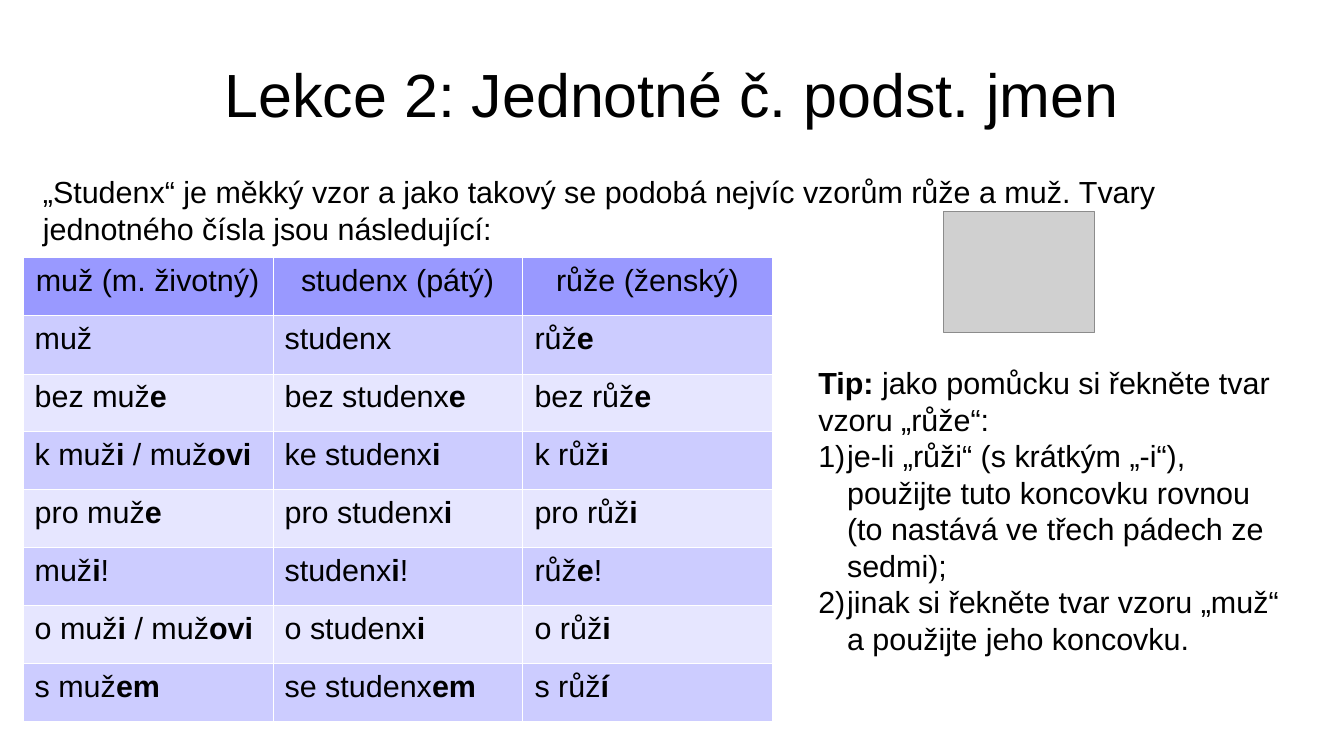
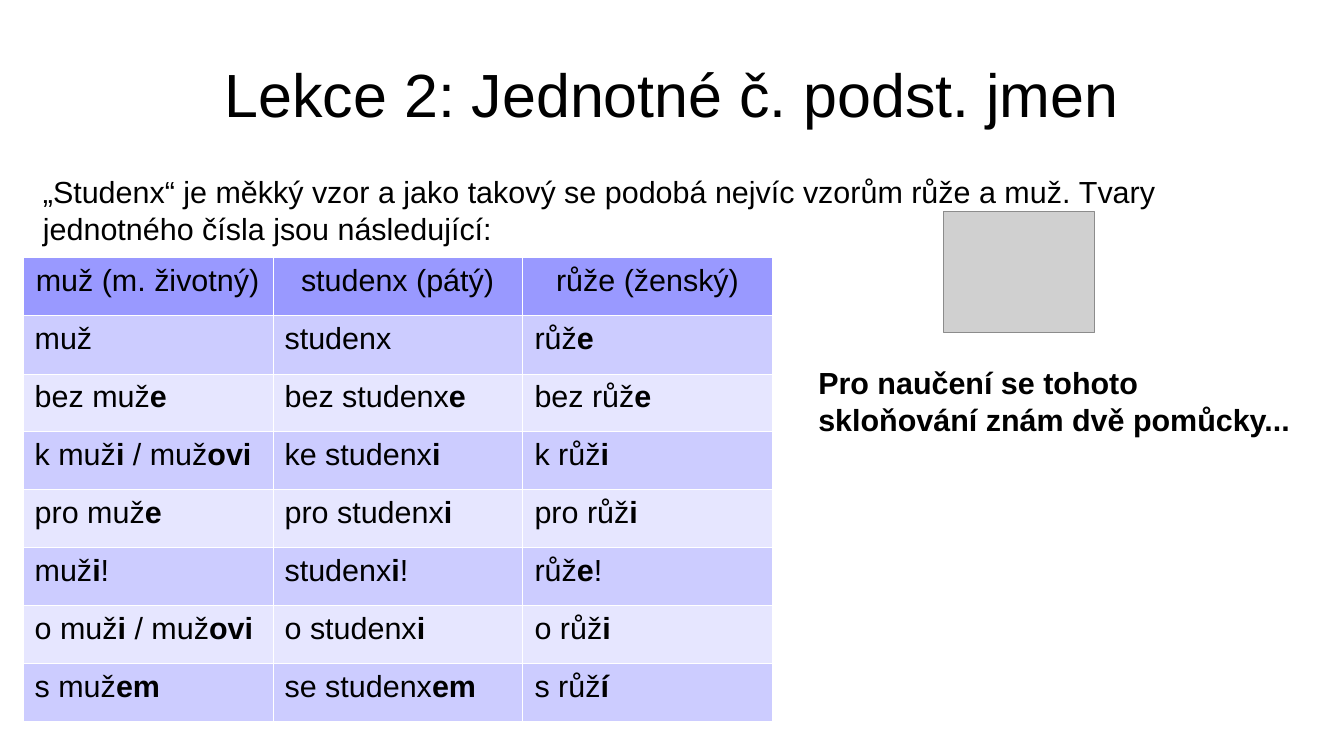
Before and after one commit to singularis-mzf/paty-rod, a slide deck: slide 12 of kurz/01-zacatecnix.odp. Drawn at 1344x756 pixels with LibreOffice and Linux fonts; fonts in the diff are those of the drawing; grey boxes stand for pictures; background and template pictures are left out. Boxes give left, top, right and bottom in pixels: in the first picture for what was removed or moved away, otherwise in the second. Text is boxed around its words. In the diff, an @@ line names an element or a change of style, - is before the commit and + after.

Commit message:
doplnění kurzu
- Do kurzu doplněna zmínka o výslovnosti -x a nová pomůcka pro
skloňování podle vzoru studenx.
- Nový adresář pro pomůcky.

```diff
--- a/kurz/01-zacatecnix.odp
+++ b/kurz/01-zacatecnix.odp
@@ text at [818, 371, 1290, 437]: text changed; bold on @@
-Tip: jako pomůcku si řekněte tvar vzoru „růže“:
-1) je-li „růži“ (s krátkým „-i“), použijte tuto koncovku rovnou (to nastává ve třech pádech ze sedmi);
-2) jinak si řekněte tvar vzoru „muž“ a použijte jeho koncovku.
+Pro naučení se tohoto skloňování znám dvě pomůcky...
```
Also in this commit, not shown: 2 other slides changed, 2 slides added, 3 other files.
